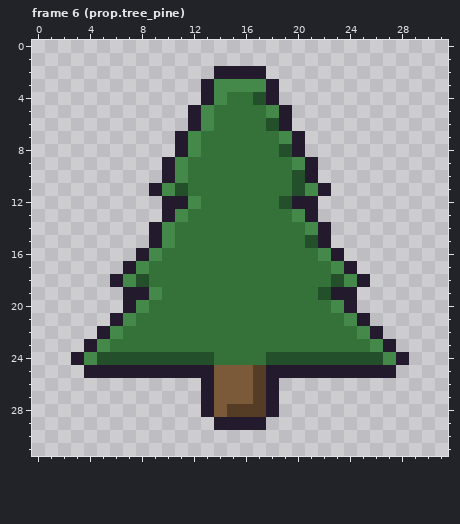
Two versions of one pixel-art file, assets/aseprite/props.aseprite. The picture above was drawn from the file before the commit.
32x32 pixels, 60 frames. Shown: frame 6 (prop.tree_pine). The commit also changed other frames, which this record leaves out.
After:
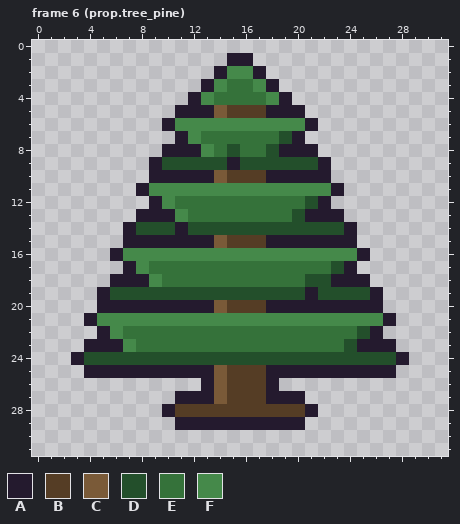
Palette (. is transparent): A #241a2e  B #553d25  C #7a5a38  D #234f2b  E #35723a  F #45894a
The edit:
--- frame 6 (prop.tree_pine)
@@ x 0..31 @@
  0 ................................
- 1 ................................
- 2 ..............AAAA..............
- 3 .............AFFFFA.............
- 4 .............AFEEDA.............
- 5 ............AFEEEEFA............
- 6 ............AFEEEEDA............
- 7 ...........AFEEEEEEFA...........
- 8 ...........AFEEEEEEDA...........
- 9 ..........AFEEEEEEEEFA..........
-10 ..........AFEEEEEEEEDA..........
-11 .........AFDEEEEEEEEDFA.........
-12 ..........AAFEEEEEEDAA..........
-13 ..........AFEEEEEEEEFA..........
-14 .........AFEEEEEEEEEEFA.........
-15 .........AFEEEEEEEEEEDA.........
-16 ........AFEEEEEEEEEEEEFA........
-17 .......AFEEEEEEEEEEEEEEFA.......
-18 ......AFDEEEEEEEEEEEEEEDFA......
-19 .......AAFEEEEEEEEEEEEDAA.......
-20 .......AFEEEEEEEEEEEEEEFA.......
-21 ......AFEEEEEEEEEEEEEEEEFA......
-22 .....AFEEEEEEEEEEEEEEEEEEFA.....
-23 ....AFEEEEEEEEEEEEEEEEEEEEFA....
-24 ...AFDDDDDDDDDEEEEDDDDDDDDDFA...
-25 ....AAAAAAAAAACCCBAAAAAAAAAA....
-26 .............ACCCBA.............
-27 .............ACCCBA.............
-28 .............ACBBBA.............
-29 ..............AAAA..............
+ 1 ...............AA...............
+ 2 ..............AFFA..............
+ 3 .............AFEEFA.............
+ 4 ............AFEEEEFA............
+ 5 ...........AAACBBBAAA...........
+ 6 ..........AFFFFFFFFFFA..........
+ 7 ...........AFEEEEEEDA...........
+ 8 ..........AAAFEDEEDAAA..........
+ 9 .........ADDDDDADDDDDDA.........
+10 .........AAAAACBBBAAAAA.........
+11 ........AFFFFFFFFFFFFFFA........
+12 .........AFEEEEEEEEEEDA.........
+13 ........AAAFEEEEEEEEDAAA........
+14 .......ADDDADDDDDDDDDDDDA.......
+15 .......AAAAAAACBBBAAAAAAA.......
+16 ......AFFFFFFFFFFFFFFFFFFA......
+17 .......AFEEEEEEEEEEEEEEDA.......
+18 ......AAAFEEEEEEEEEEEDDAAA......
+19 .....ADDDDDDDDDDDDDDDADDDDA.....
+20 .....AAAAAAAAACBBBAAAAAAAAA.....
+21 ....AFFFFFFFFFFFFFFFFFFFFFFA....
+22 .....AFEEEEEEEEEEEEEEEEEEDA.....
+23 ....AAAFEEEEEEEEEEEEEEEEDAAA....
+24 ...ADDDDDDDDDDDDDDDDDDDDDDDDA...
+25 ....AAAAAAAAAACBBBAAAAAAAAAA....
+26 .............ACBBBA.............
+27 ...........AAACBBBAAA...........
+28 ..........ABBBBBBBBBBA..........
+29 ...........AAAAAAAAAA...........
 30 ................................
Changed places in both pictures, as pixel boxes (x1, y1, x2, y2):
changed: (84, 53, 396, 430)
